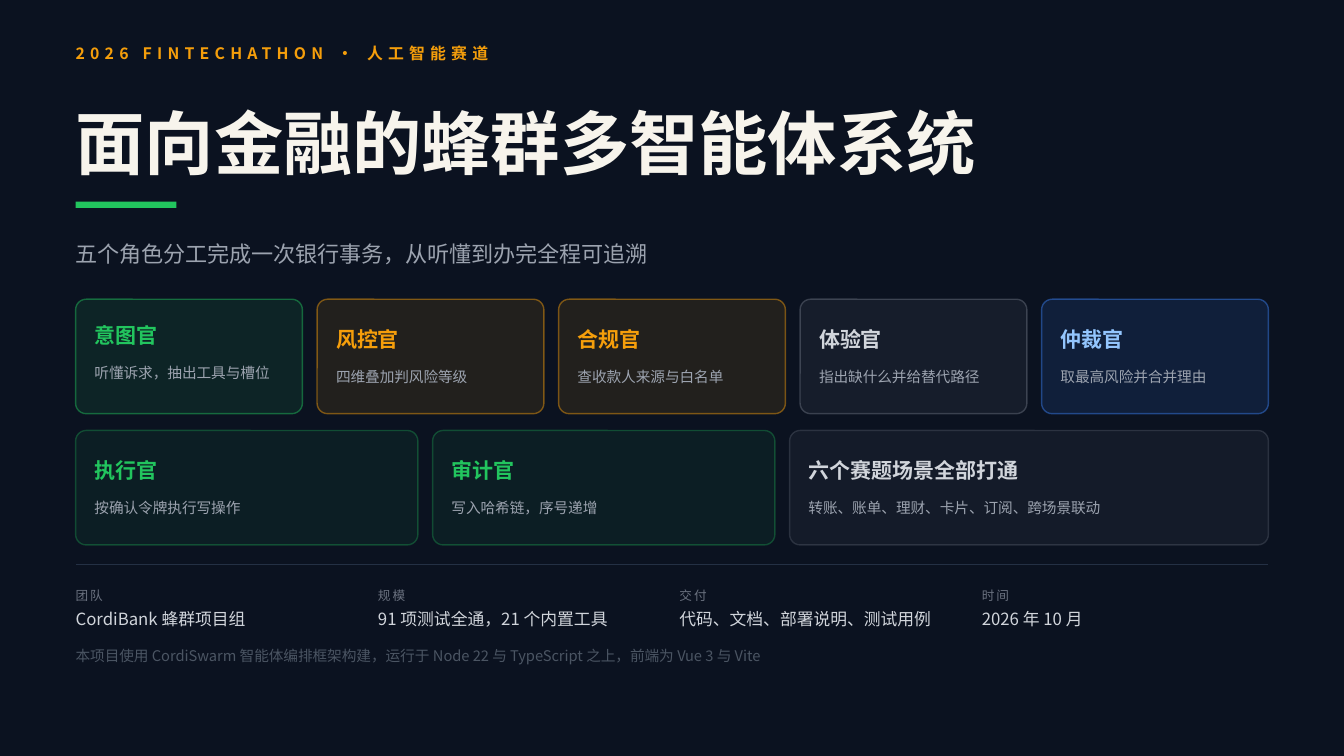
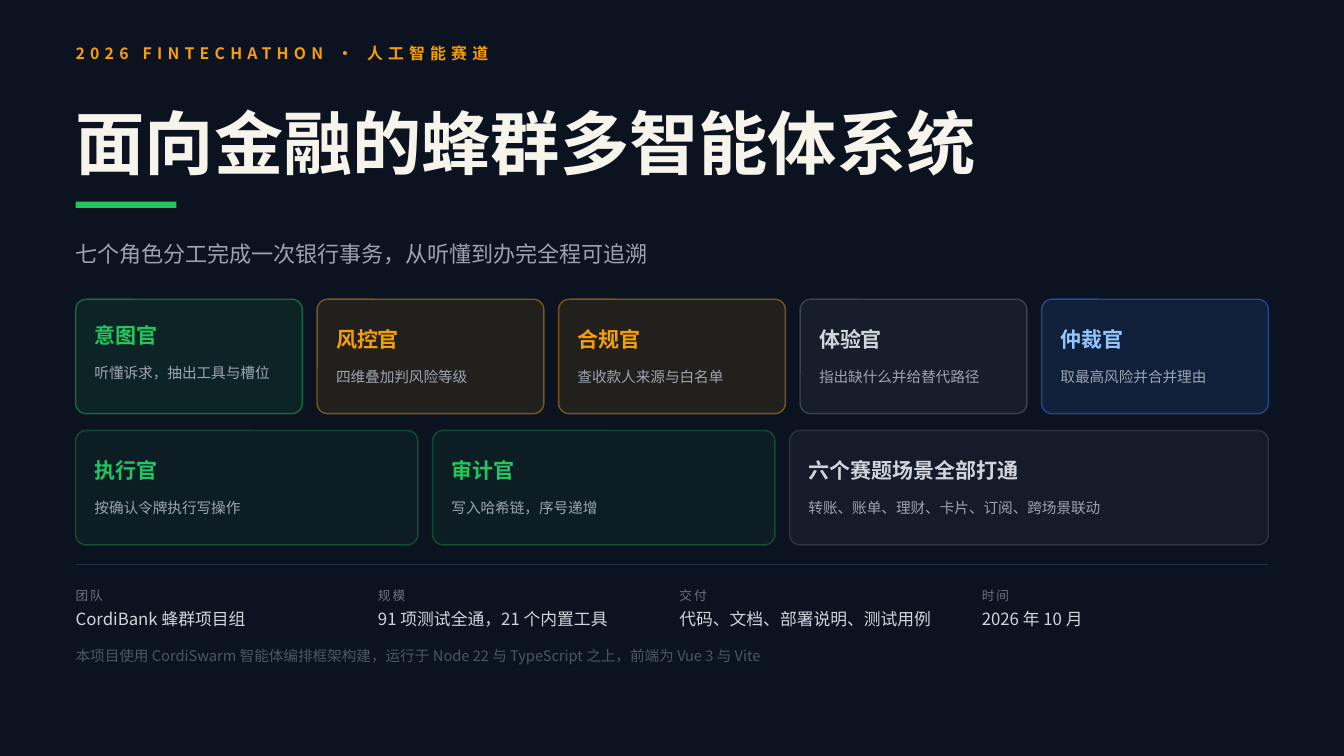
Before and after one commit to MakeBlackSheepGreat/CordiBank, a slide deck: slide 1 of ppt/面向金融的蜂群多智能体系统-答辩材料/面向金融的蜂群多智能体系统-答辩材料.pptx. Drawn at 1344x756 pixels with LibreOffice and Linux fonts; fonts in the diff are those of the drawing. Boxes give left, top, right and bottom in pixels: in the first picture for what was removed or moved away, otherwise in the second. Text is boxed around its words. In the diff, an @@ line names an element or a change of style, - is before the commit and + after.

```diff
--- a/ppt/面向金融的蜂群多智能体系统-答辩材料/面向金融的蜂群多智能体系统-答辩材料.pptx
+++ b/ppt/面向金融的蜂群多智能体系统-答辩材料/面向金融的蜂群多智能体系统-答辩材料.pptx
@@ text at <box>76,243,648,264</box>: text changed @@
-五个角色分工完成一次银行事务，从听懂到办完全程可追溯
+七个角色分工完成一次银行事务，从听懂到办完全程可追溯
```
Also in this commit, not shown: 2 other slides changed, 13 other files.
